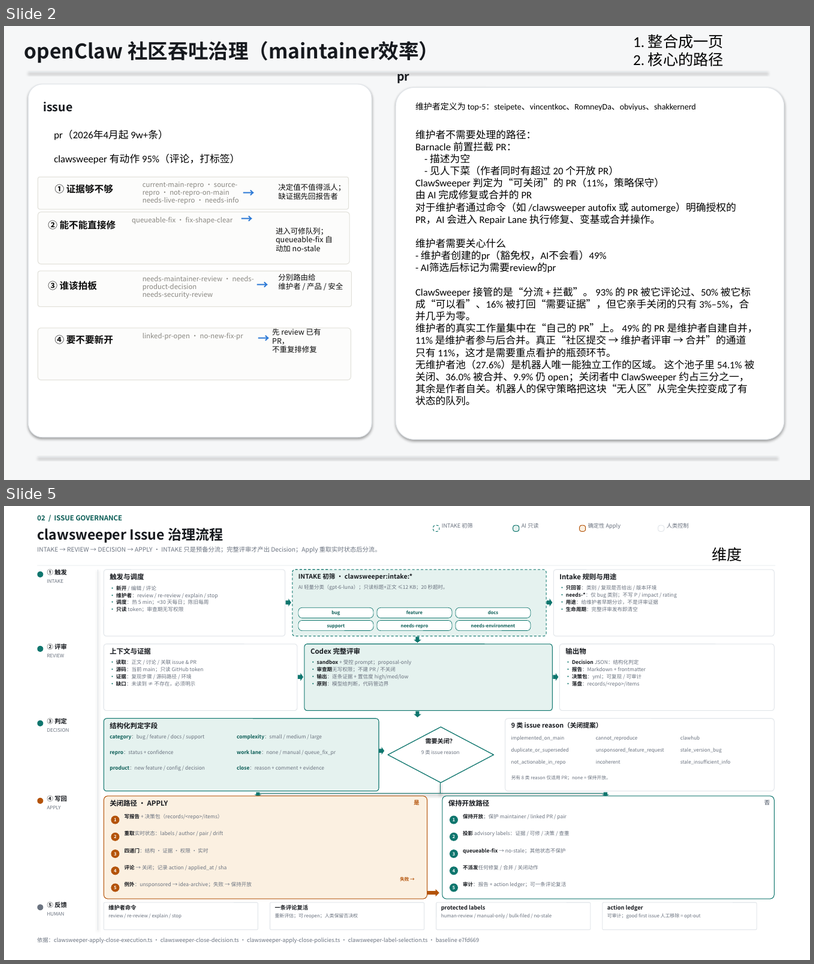
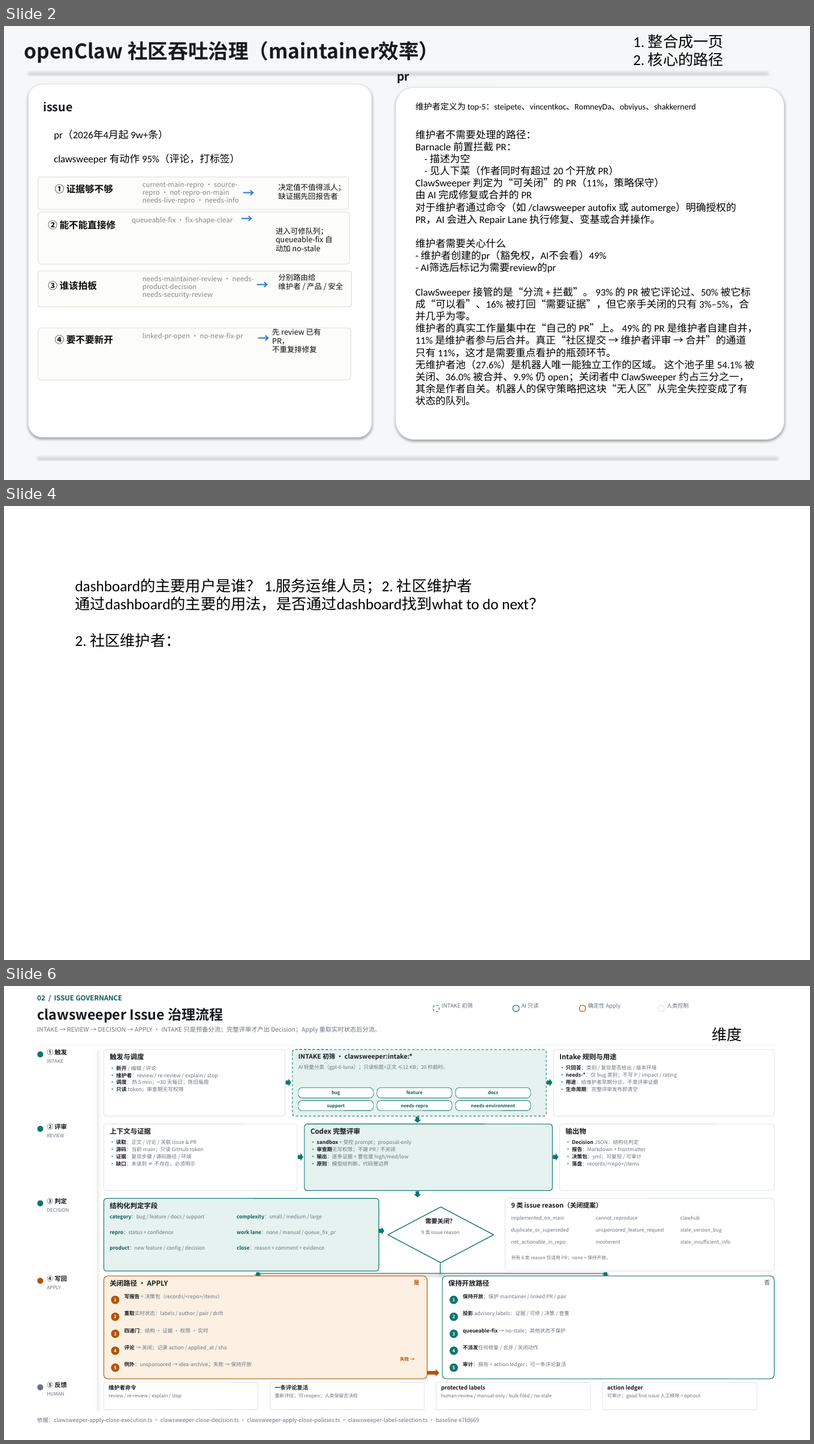
Before and after one commit to drizzlezyk/insight2026, a slide deck: research/maintainer-trust-efficiency.pptx. Shown one above the other, each under a label of ours: slides 2 and 5 before the commit, slides 2, 4 and 6 after it; the slides between them are not shown. The pictures are 814x964 and 814x1444 pixels, drawn with LibreOffice and Linux fonts; fonts in the diff are those of the drawing. Boxes give left, top, right and bottom in pixels: in the first picture for what was removed or moved away, otherwise in the second. Text is boxed around its words. In the diff, an @@ line names an element or a change of style, - is before the commit and + after.

```diff
--- a/research/maintainer-trust-efficiency.pptx
+++ b/research/maintainer-trust-efficiency.pptx
@@ slide 4 added at bbox=[4, 506, 810, 960], background #FFFFFF @@
@@ text added at bbox=[75, 578, 544, 647], 18 pt, text #000000 @@
+dashboard的主要用户是谁？ 1.服务运维人员；2. 社区维护者
+通过dashboard的主要的用法，是否通过dashboard找到what to do next？
+2. 社区维护者：
@@ what was slide 5 is now slide 6 @@
```
Also in this commit, not shown: 1 other slide added, 1 slide removed, 3 other files.
